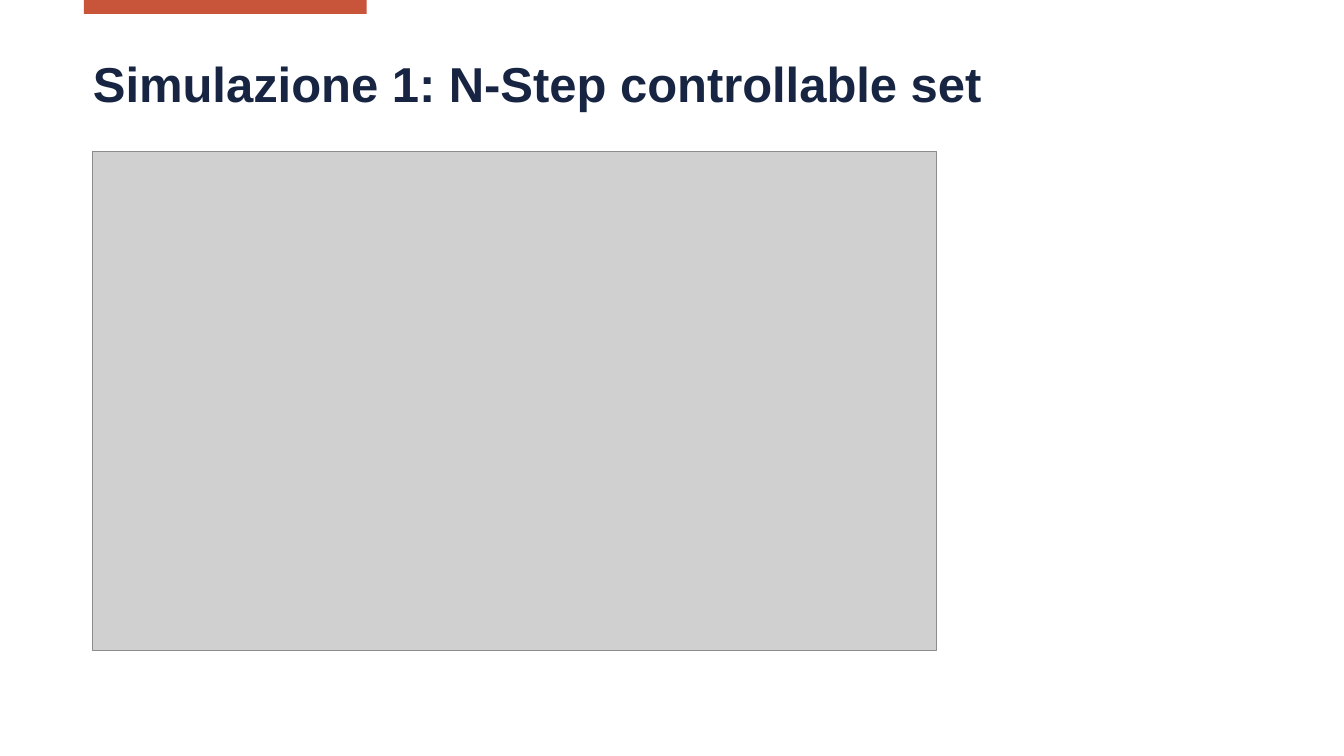
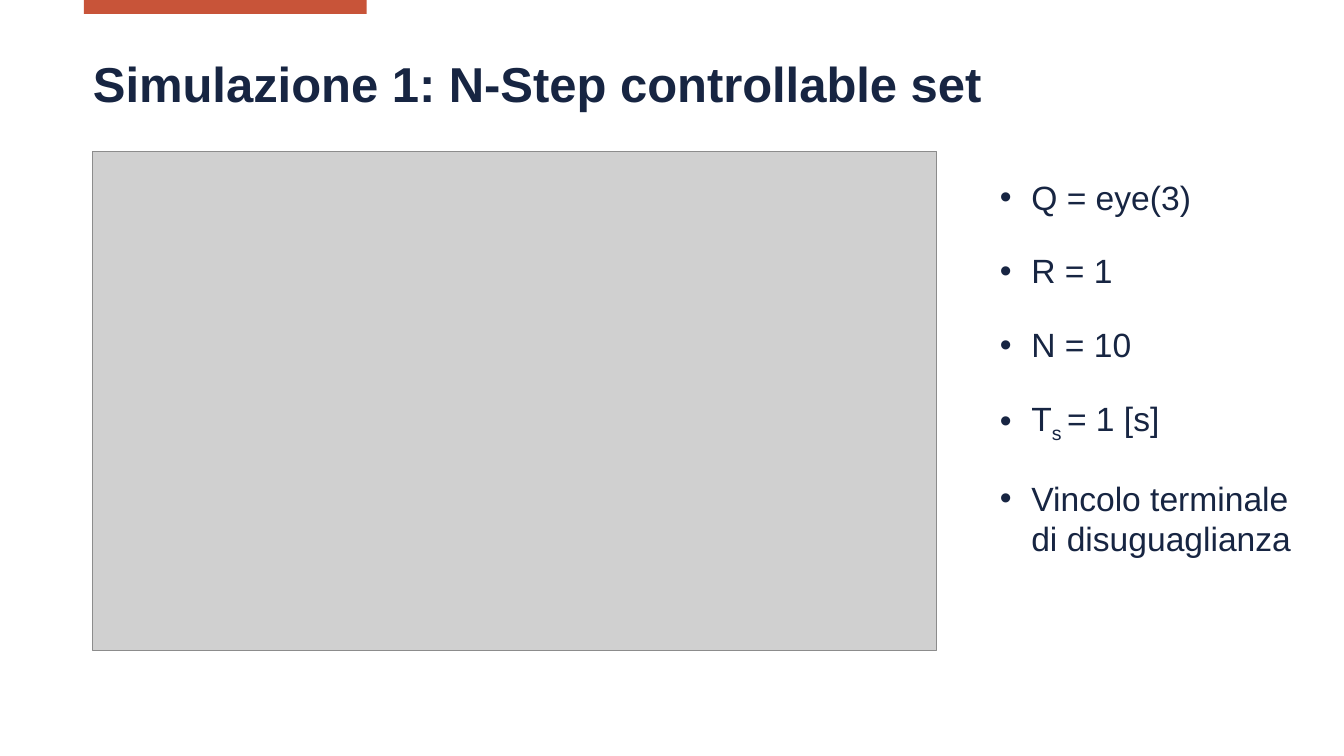
Before and after one commit to wasim-essbai/CAM_MPCCSTR, a slide deck: slide 17 of Presentazione.pptx. Drawn at 1344x756 pixels with LibreOffice and Linux fonts; fonts in the diff are those of the drawing; grey boxes stand for pictures; background and template pictures are left out. Boxes give left, top, right and bottom in pixels: in the first picture for what was removed or moved away, otherwise in the second. Text is boxed around its words. In the diff, an @@ line names an element or a change of style, - is before the commit and + after.

```diff
--- a/Presentazione.pptx
+++ b/Presentazione.pptx
@@ text added at (1031, 185, 1291, 558), 24 pt, text #172542 @@
+• Q = eye(3)
+• R = 1
+• N = 10
+• Ts = 1 [s]
+• Vincolo terminale di disuguaglianza
```
Also in this commit, not shown: 6 other slides changed, 4 slides added, 7 other files.
